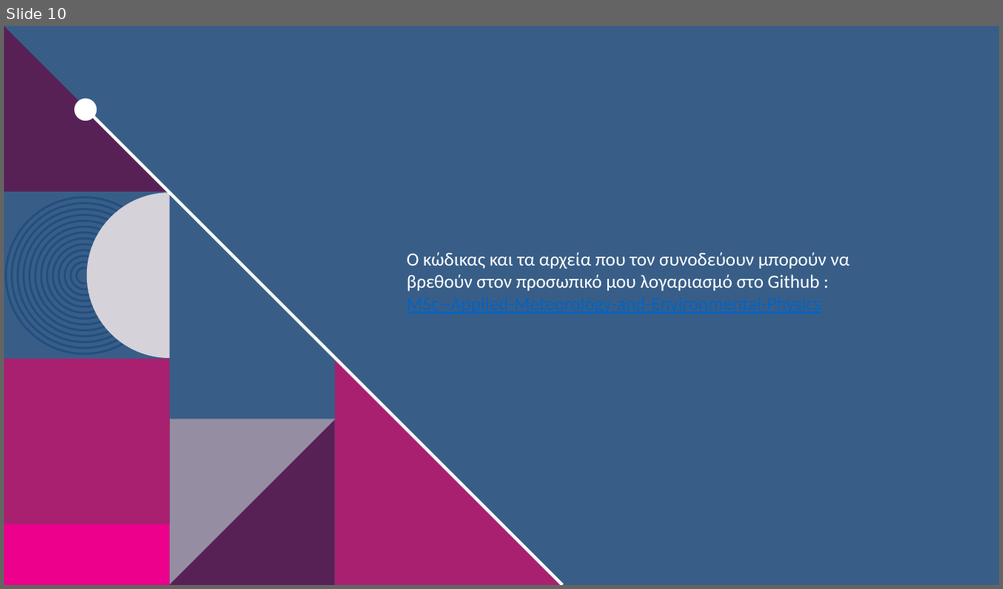
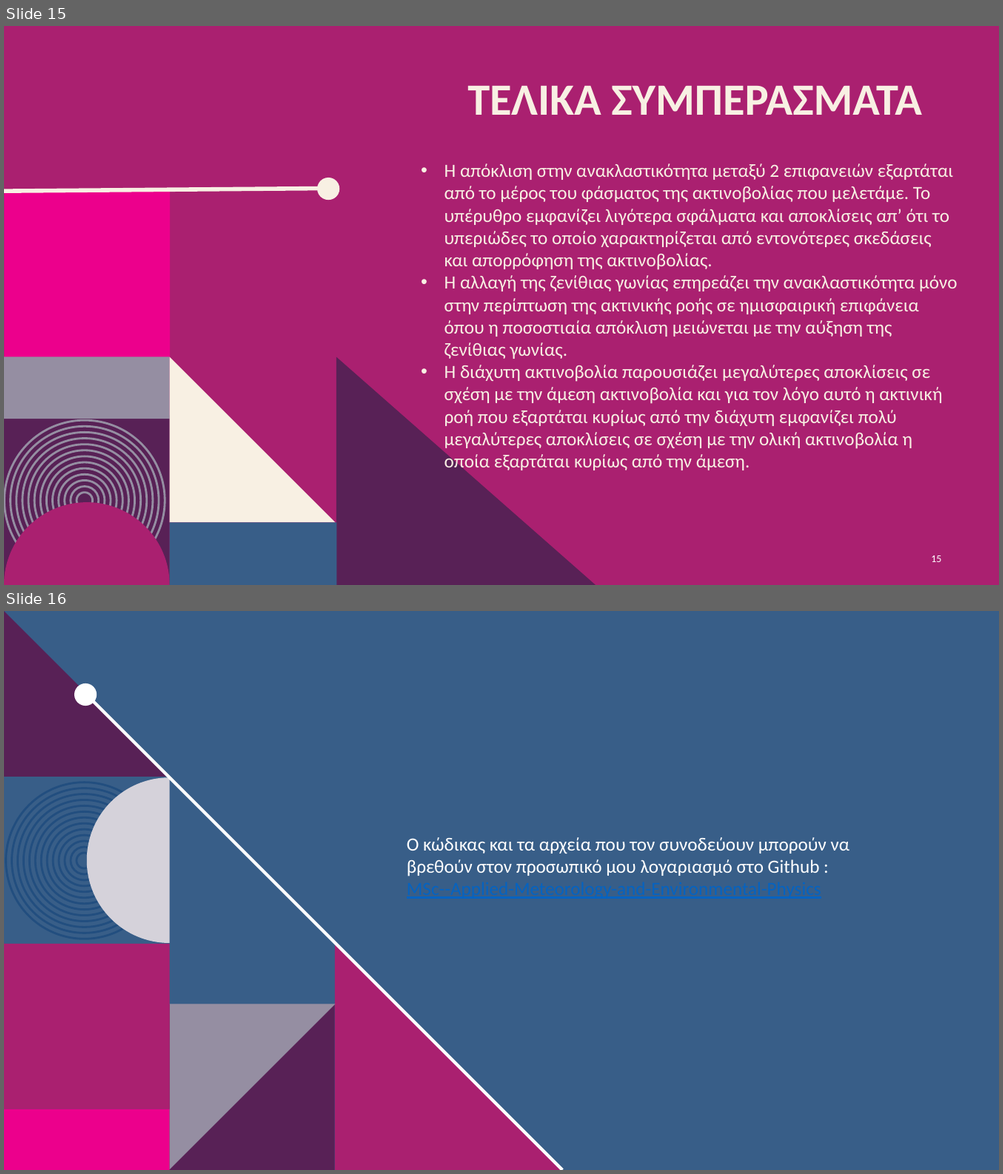
Before and after one commit to nadezsha/MSc---Applied-Meteorology-and-Environmental-Physics, a slide deck: Radiation and Atmosphere Interaction/Report 3/ΕργασίαΤρία.pptx. Shown one above the other, each under a label of ours: slide 10 before the commit, slides 15 and 16 after it. The pictures are 1003x589 and 1003x1174 pixels, drawn with LibreOffice and Linux fonts; fonts in the diff are those of the drawing; background and template pictures are left out. Boxes give left, top, right and bottom in pixels: in the first picture for what was removed or moved away, otherwise in the second. Text is boxed around its words. In the diff, an @@ line names an element or a change of style, - is before the commit and + after.

```diff
--- a/Radiation and Atmosphere Interaction/Report 3/ΕργασίαΤρία.pptx
+++ b/Radiation and Atmosphere Interaction/Report 3/ΕργασίαΤρία.pptx
@@ slide 15 added at <box>4,26,999,585</box>, background #AA2070 @@
@@ title added at <box>467,85,922,115</box>, 43.2 pt, text #F8F0E3, bold @@
+ΤΕΛΙΚΑ ΣΥΜΠΕΡΑΣΜΑΤΑ
@@ text added at <box>444,164,957,473</box>, 18 pt, text #F8F0E3 @@
+• Η απόκλιση στην ανακλαστικότητα μεταξύ 2 επιφανειών εξαρτάται από το μέρος του φάσματος της ακτινοβολίας που μελετάμε. Το υπέρυθρο εμφανίζει λιγότερα σφάλματα και αποκλίσεις απ’ ότι το υπεριώδες το οποίο χαρακτηρίζεται από εντονότερες σκεδάσεις και απορρόφηση της ακτινοβολίας.
+• Η αλλαγή της ζενίθιας γωνίας επηρεάζει την ανακλαστικότητα μόνο στην περίπτωση της ακτινικής ροής σε ημισφαιρική επιφάνεια όπου η ποσοστιαία απόκλιση μειώνεται με την αύξηση της ζενίθιας γωνίας.
+• Η διάχυτη ακτινοβολία παρουσιάζει μεγαλύτερες αποκλίσεις σε σχέση με την άμεση ακτινοβολία και για τον λόγο αυτό η ακτινική ροή που εξαρτάται κυρίως από την διάχυτη εμφανίζει πολύ μεγαλύτερες αποκλίσεις σε σχέση με την ολική ακτινοβολία η οποία εξαρτάται κυρίως από την άμεση.
@@ group added at <box>4,178,596,585</box>: 14 ellipses, 4 rectangles, 3 freeform shapes, 1 line @@
@@ page number added at <box>930,556,941,562</box>, 10 pt, text #FFFFFF @@
+15
@@ what was slide 10 is now slide 16 @@
```
Also in this commit, not shown: 3 slides changed, 10 other slides added, 5 slides removed.
